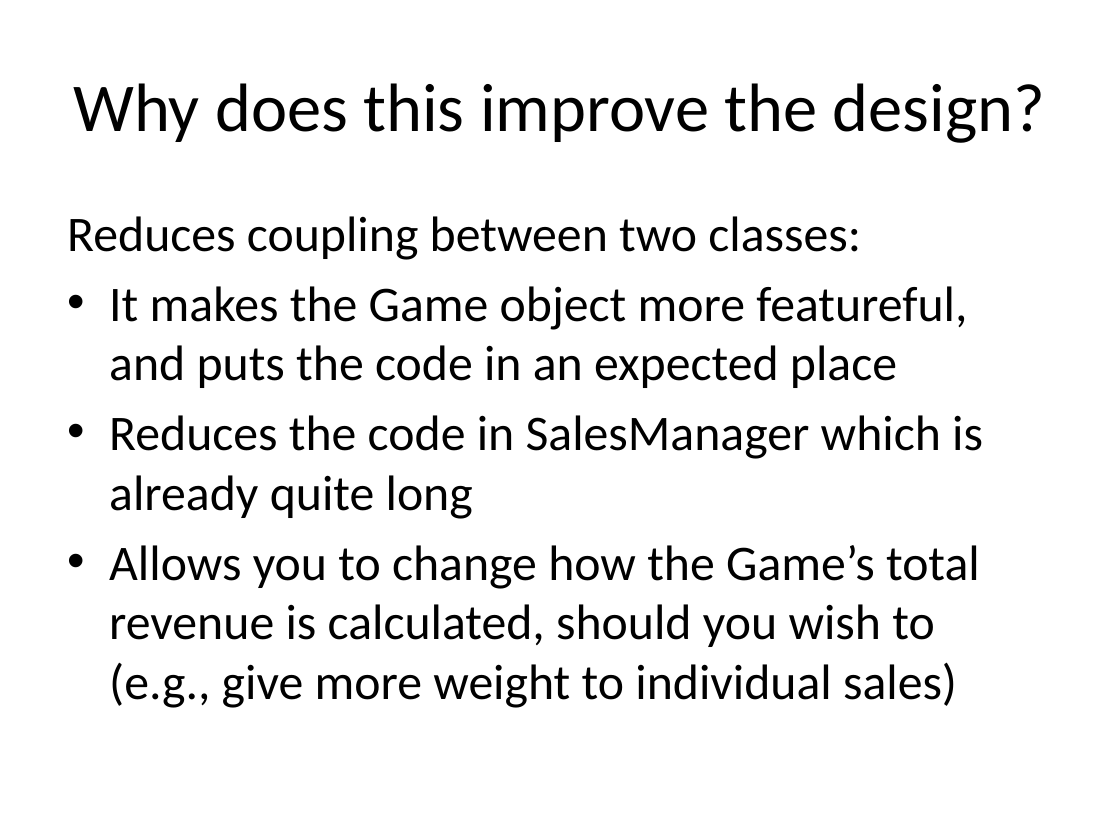
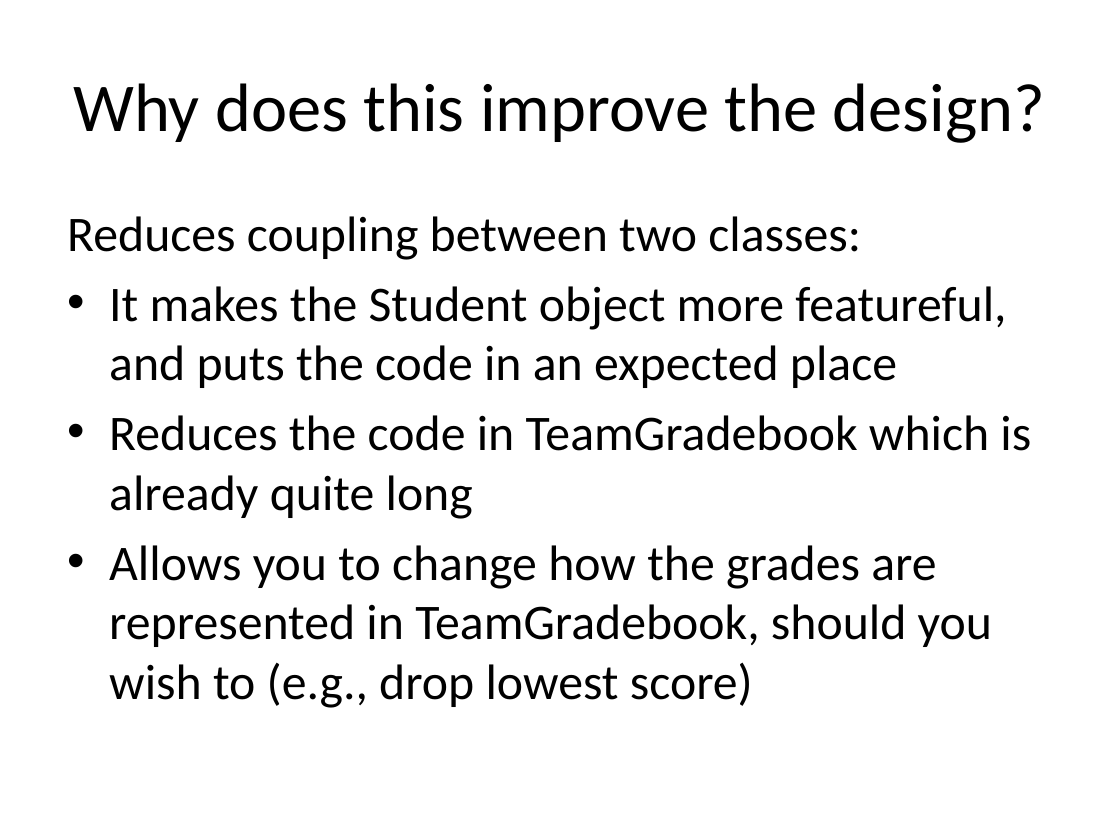
Before and after one commit to RHIT-CSSE/csse220, a slide deck: slide 15 of ClassMaterials/CohesionAndCoupling/Slides/Part2-OOD-DP4-TellDoNotAsk.pptx (slide 17 before the commit). Drawn at 1120x840 pixels with LibreOffice and Linux fonts; fonts in the diff are those of the drawing. Boxes give left, top, right and bottom in pixels: in the first picture for what was removed or moved away, otherwise in the second. Text is boxed around its words. In the diff, an @@ line names an element or a change of style, - is before the commit and + after.

```diff
--- a/ClassMaterials/CohesionAndCoupling/Slides/Part2-OOD-DP4-TellDoNotAsk.pptx
+++ b/ClassMaterials/CohesionAndCoupling/Slides/Part2-OOD-DP4-TellDoNotAsk.pptx
@@ text at <box>109,286,1031,708</box>: text changed @@
-• It makes the Game object more featureful, and puts the code in an expected place
-• Reduces the code in SalesManager which is already quite long
-• Allows you to change how the Game’s total revenue is calculated, should you wish to
-  (e.g., give more weight to individual sales)
+• It makes the Student object more featureful, and puts the code in an expected place
+• Reduces the code in TeamGradebook which is already quite long
+• Allows you to change how the grades are represented in TeamGradebook, should you wish to (e.g., drop lowest score)
```
Also in this commit, not shown: 7 other slides changed, 2 slides added, 4 slides removed, 40 other files.
